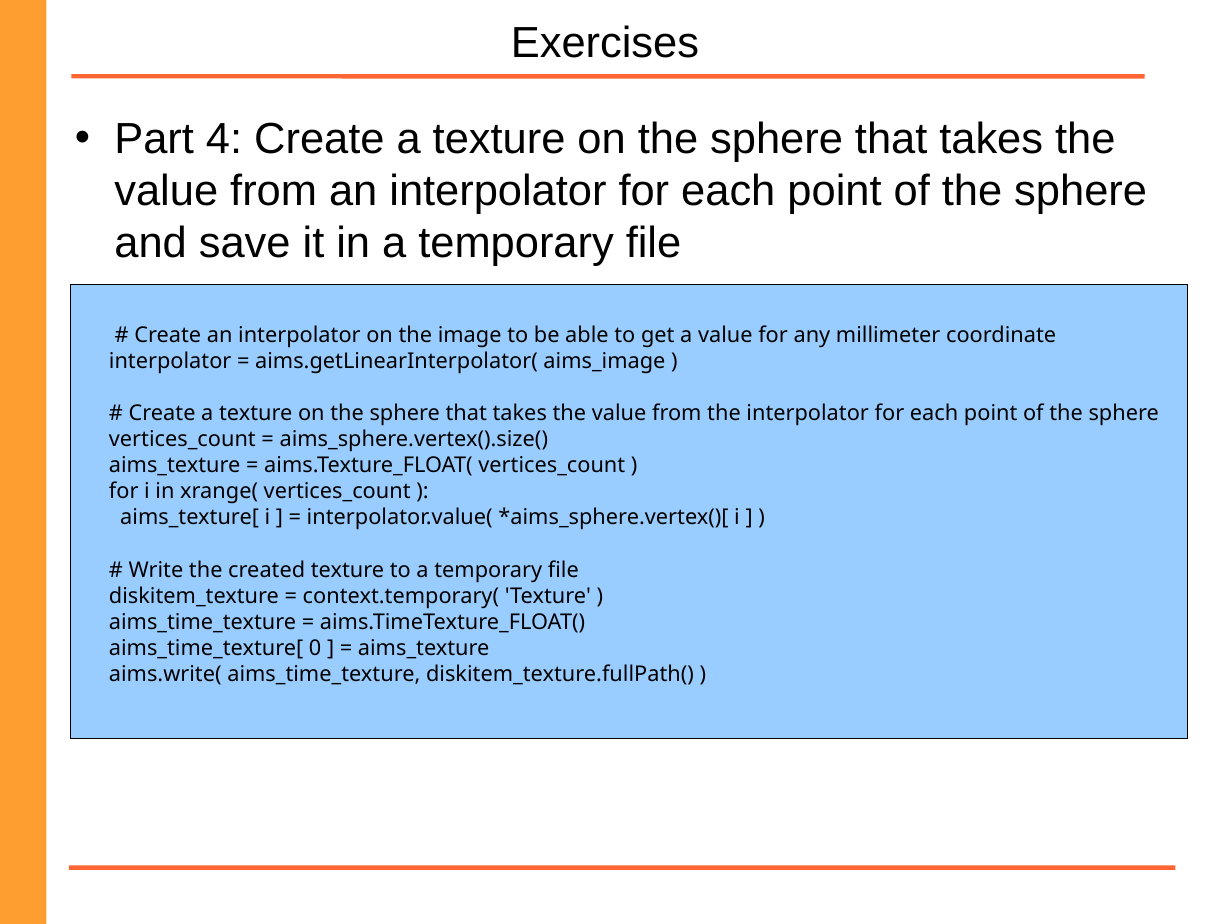
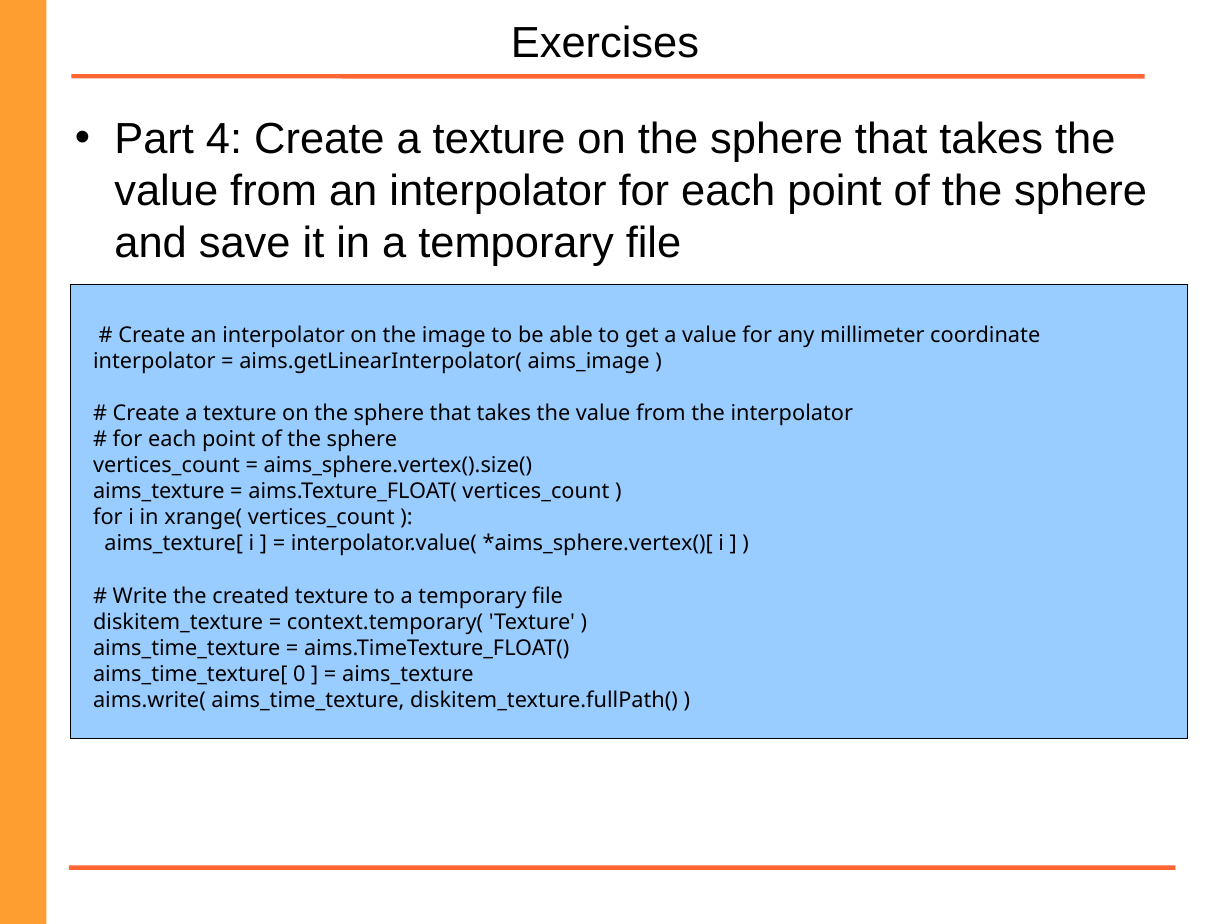
Before and after one commit to brainvisa/axon, a slide deck: slide 51 of doc/Programming_with_brainvisa.odp (slide 50 before the commit). Drawn at 1232x924 pixels with LibreOffice and Linux fonts; fonts in the diff are those of the drawing; background and template pictures are left out. Boxes give left, top, right and bottom in pixels: in the first picture for what was removed or moved away, otherwise in the second. Text is boxed around its words. In the diff, an @@ line names an element or a change of style, - is before the commit and + after.

```diff
--- a/doc/Programming_with_brainvisa.odp
+++ b/doc/Programming_with_brainvisa.odp
@@ text "Part 4: Create a texture ..." at <box>114,121,1147,266</box>: indent changed @@
@@ text in rectangle at <box>113,403,854,452</box>: text changed @@
-# Create a texture on the sphere that takes the value from the interpolator for each point of the sphere
+# Create a texture on the sphere that takes the value from the interpolator
+# for each point of the sphere
```
Also in this commit, not shown: 20 other slides changed, 2 slides added, 1 other file.
